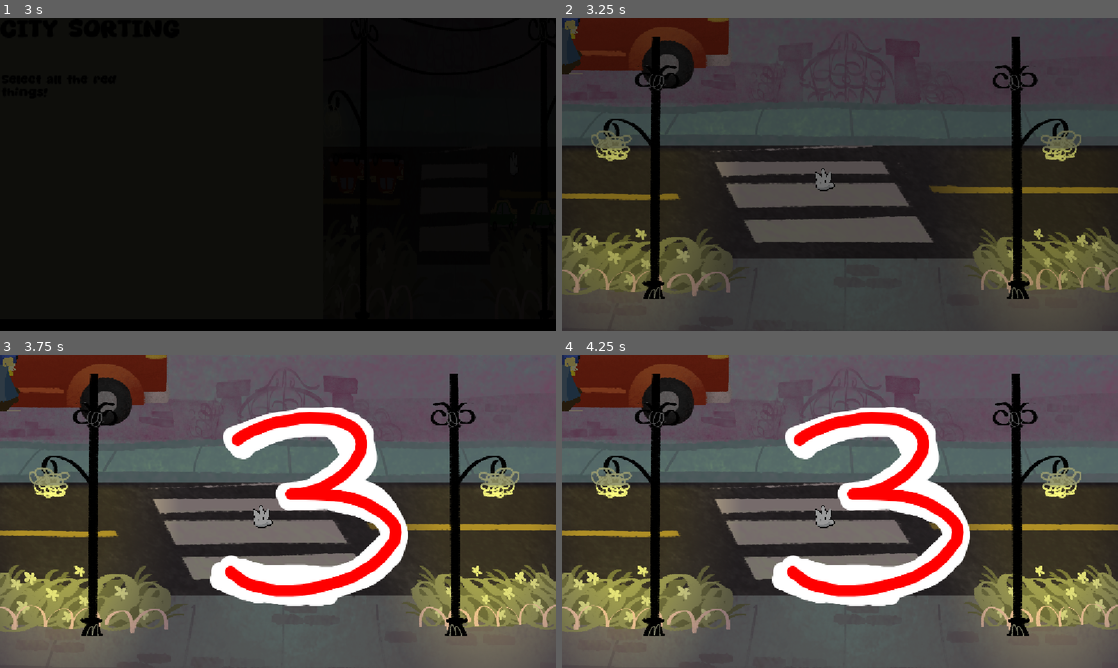
Above: before the commit, frames 1-4 (two rows, left to right).
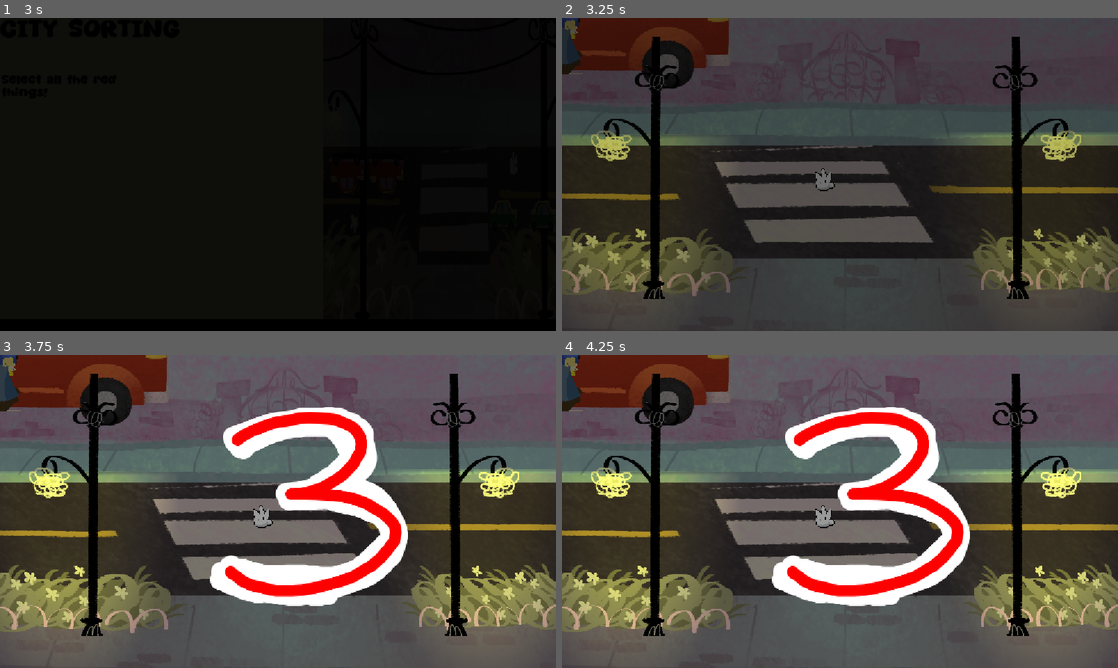
Above: after the commit, the same moments.

Repository: andre-felipe-wonsik-alves/gmtk-jam-26
Game: Godot game, scene res://Scenes/main_menu.tscn
Two runs of this game, one before a commit and one after it. Both use one fixed random seed, a clock stepped at 60 frames per second and the inputs below.
Inputs (mouse positions are in pixels of both pictures, inside the frame that each line leads up to):
- Up to frame 1 (3 s): click (88, 140) at 0.5 s; move the mouse to (400, 158) at 1.27 s; click (400, 158) at 1.42 s; drag from (166, 190) to (250, 237) at 2.02 s; move the mouse to (333, 105) at 2.77 s; click (333, 105) at 2.92 s
- Up to frame 2 (3.25 s): no input
- Up to frame 3 (3.75 s): drag from (250, 574) to (111, 464) at 3.52 s
- Up to frame 4 (4.25 s): no input

Frame 1 is identical in both runs. In frame 2, 1.9% of the frame differs, in the area x 0-100%, y 36-43%; in frame 3, 2.3%; in frame 4, 2.3%.

Commit message:
fix: adding tween animation

Diff:
--- a/Scenes/Minigames/city_minigame.tscn
+++ b/Scenes/Minigames/city_minigame.tscn
@@ -22,6 +22,7 @@
 [ext_resource type="PackedScene" uid="uid://dl1fmybl8mqgg" path="res://Scenes/Npc/red_woman.tscn" id="19_yv2mj"]
 [ext_resource type="PackedScene" uid="uid://h6d701qby0om" path="res://Scenes/Npc/pink_woman.tscn" id="20_fgejj"]
 [ext_resource type="PackedScene" uid="uid://cxo5phvtdsn2a" path="res://Scenes/Npc/yellow_woman.tscn" id="21_ftbhi"]
+[ext_resource type="Script" uid="uid://bidlto0mxvg6g" path="res://Scripts/Components/Walkable.gd" id="22_lsclp"]
 
 [sub_resource type="Shader" id="Shader_5ucmu"]
 code = "shader_type canvas_item;
@@ -224,7 +225,7 @@
 texture = ExtResource("10_yv2mj")
 
 [node name="PointLight2D" type="PointLight2D" parent="Scenery" unique_id=1493953189]
-position = Vector2(124, 799)
+position = Vector2(124, 770)
 scale = Vector2(896.8504, 1654.1025)
 color = Color(1, 1, 0.4509804, 1)
 energy = 0.5
@@ -233,7 +234,7 @@
 height = 106.0
 
 [node name="PointLight2D2" type="PointLight2D" parent="Scenery" unique_id=1942471601]
-position = Vector2(999, 799)
+position = Vector2(999, 766)
 scale = Vector2(896.8504, 1654.1025)
 color = Color(1, 1, 0.4509804, 1)
 energy = 0.5
@@ -288,6 +289,13 @@
 position = Vector2(63, 37)
 rotation = 3.1385605
 
+[node name="WalkBobComponent" type="Node" parent="SpawnPools/RoadRight" unique_id=910060999 node_paths=PackedStringArray("target")]
+script = ExtResource("22_lsclp")
+target = NodePath("..")
+bob_height = 5.0
+bob_speed = 100.0
+metadata/_custom_type_script = "uid://bidlto0mxvg6g"
+
 [node name="Sidewalk" type="Marker2D" parent="SpawnPools" unique_id=140212517]
 z_index = 1
 position = Vector2(1376, 737)
@@ -306,6 +314,13 @@
 [node name="PathFollow2D" type="PathFollow2D" parent="SpawnPools/Sidewalk/Path2D" unique_id=1809746132]
 position = Vector2(0, 3)
 rotation = -3.1346338
+
+[node name="WalkBobComponent" type="Node" parent="SpawnPools/Sidewalk" unique_id=1444076398 node_paths=PackedStringArray("target")]
+script = ExtResource("22_lsclp")
+target = NodePath("..")
+bob_height = 8.0
+bob_speed = 60.0
+metadata/_custom_type_script = "uid://bidlto0mxvg6g"
 
 [node name="Sidewalk2" type="Marker2D" parent="SpawnPools" unique_id=1263632119]
 z_index = 1
@@ -328,6 +343,13 @@
 position = Vector2(0, 3)
 rotation = -3.1346338
 
+[node name="WalkBobComponent" type="Node" parent="SpawnPools/Sidewalk2" unique_id=2006514896 node_paths=PackedStringArray("target")]
+script = ExtResource("22_lsclp")
+target = NodePath("..")
+bob_height = 10.0
+bob_speed = 60.0
+metadata/_custom_type_script = "uid://bidlto0mxvg6g"
+
 [node name="AudioStreamPlayer2D" type="AudioStreamPlayer2D" parent="." unique_id=1480301289]
 stream = ExtResource("9_r715t")
 autoplay = true
